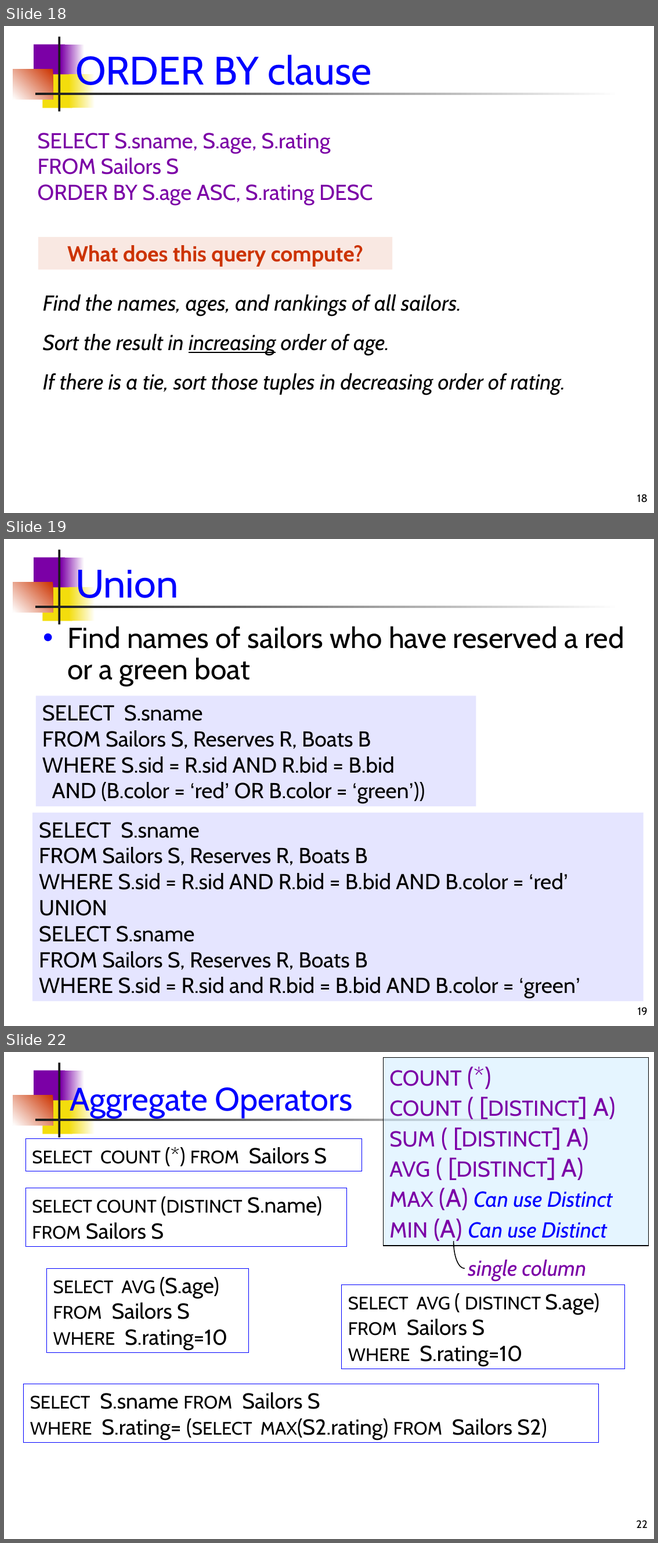
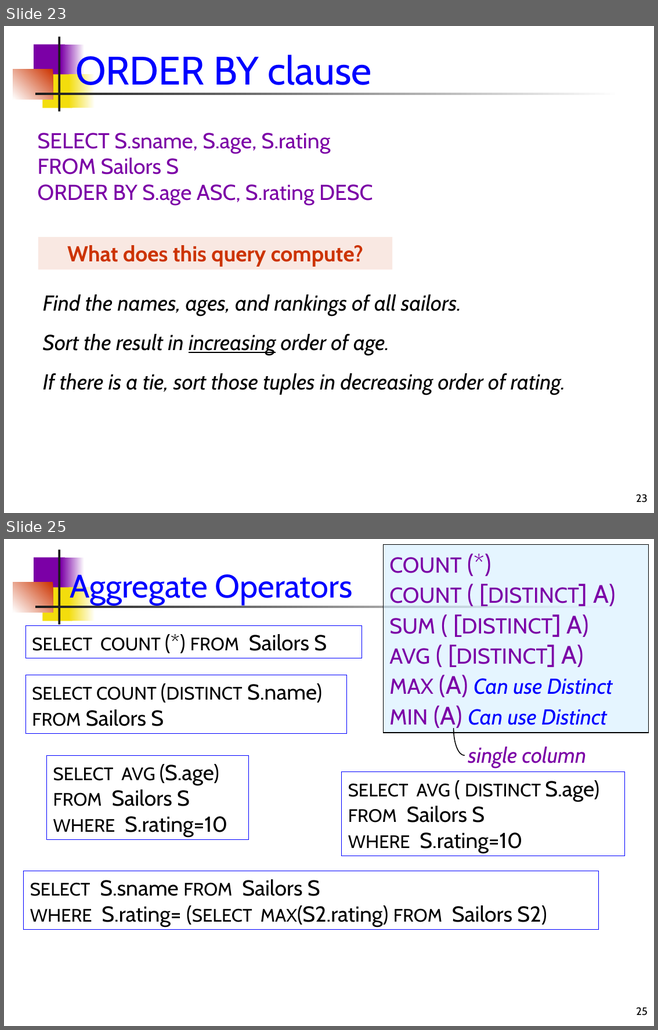
Before and after one commit to dssg/dssg-training-workshop-2015, a slide deck: slides/introductionToSQL.ppt. Shown one above the other, each under a label of ours: slides 18, 19 and 22 before the commit, slides 23 and 25 after it; the slides between them are not shown. The pictures are 658x1543 and 658x1030 pixels, drawn with LibreOffice and Linux fonts; fonts in the diff are those of the drawing. Boxes give left, top, right and bottom in pixels: in the first picture for what was removed or moved away, otherwise in the second. Text is boxed around its words. In the diff, an @@ line names an element or a change of style, - is before the commit and + after.

```diff
--- a/slides/introductionToSQL.ppt
+++ b/slides/introductionToSQL.ppt
@@ slide 19 removed at (4, 539, 654, 1026), background #FFFFFF; not listed: 7 template elements that a slide beside it also shows @@
@@ title removed at (75, 565, 178, 607) @@
-Union
@@ text removed at (67, 626, 623, 685) @@
-• Find names of sailors who have reserved a red or a green boat
@@ rectangle removed at (36, 696, 476, 806) @@
-SELECT S.sname
-FROM Sailors S, Reserves R, Boats B
-WHERE S.sid = R.sid AND R.bid = B.bid
-AND (B.color = ‘red’ OR B.color = ‘green’))
@@ rectangle removed at (32, 813, 643, 1001) @@
-SELECT S.sname
-FROM Sailors S, Reserves R, Boats B
-WHERE S.sid = R.sid AND R.bid = B.bid AND B.color = ‘red’
-UNION
-SELECT S.sname
-FROM Sailors S, Reserves R, Boats B
-WHERE S.sid = R.sid and R.bid = B.bid AND B.color = ‘green’
@@ page number removed at (637, 1007, 647, 1015) @@
-19
@@ what was slide 18 is now slide 23 @@
@@ page number at (636, 494, 647, 503): text changed @@
-18
+23
@@ what was slide 22 is now slide 25 @@
@@ page number at (636, 1007, 647, 1016): text changed @@
-22
+25
```
Also in this commit, not shown: 1 slide changed, 11 slides added, 2 other slides removed, 2 other files.
